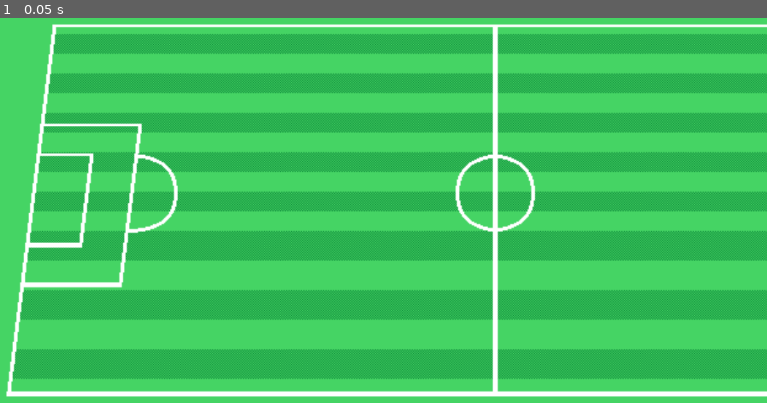
Above: before the commit, frame 1.
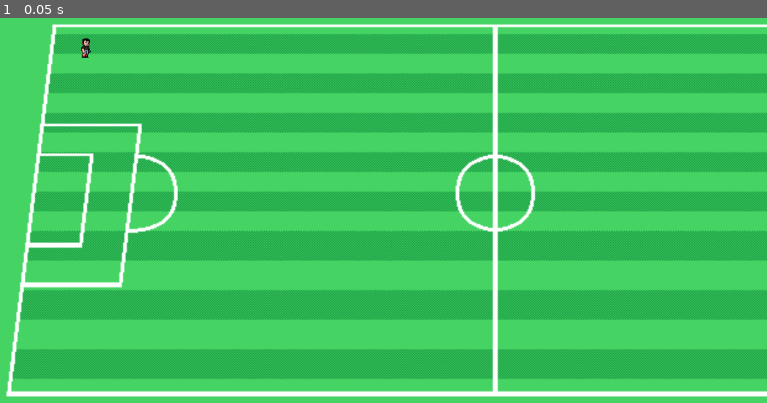
Above: after the commit, the same moment.

Repository: WITstudio86/Soccer_course
Game: Godot game, scene res://scenes/world.tscn
Two runs of this game, one before a commit and one after it. Both use one fixed random seed, a clock stepped at 60 frames per second and the inputs below. The project has no main scene, so this scene is started directly.
Inputs:
- Up to frame 1 (0.05 s): no input

The runs differ from the first frame. In frame 1, less than 0.1% of the frame differs, in the area x 10-12%, y 5-11%.

Commit message:
feat: Player Scene Init

Diff:
--- /dev/null
+++ b/scenes/player/player.tscn
@@ -0,0 +1,56 @@
+[gd_scene load_steps=8 format=3 uid="uid://lg3s8p02l5wl"]
+
+[ext_resource type="Texture2D" uid="uid://p2pu8avaahno" path="res://assets/art/characters/soccer-player.png" id="1_8afob"]
+
+[sub_resource type="AtlasTexture" id="AtlasTexture_dovo2"]
+atlas = ExtResource("1_8afob")
+region = Rect2(0, 0, 32, 32)
+
+[sub_resource type="AtlasTexture" id="AtlasTexture_gmlin"]
+atlas = ExtResource("1_8afob")
+region = Rect2(32, 0, 32, 32)
+
+[sub_resource type="AtlasTexture" id="AtlasTexture_lvxji"]
+atlas = ExtResource("1_8afob")
+region = Rect2(64, 0, 32, 32)
+
+[sub_resource type="AtlasTexture" id="AtlasTexture_p47bc"]
+atlas = ExtResource("1_8afob")
+region = Rect2(96, 0, 32, 32)
+
+[sub_resource type="SpriteFrames" id="SpriteFrames_75vfm"]
+animations = [{
+"frames": [{
+"duration": 1.0,
+"texture": SubResource("AtlasTexture_dovo2")
+}, {
+"duration": 1.0,
+"texture": SubResource("AtlasTexture_gmlin")
+}, {
+"duration": 1.0,
+"texture": SubResource("AtlasTexture_lvxji")
+}, {
+"duration": 1.0,
+"texture": SubResource("AtlasTexture_p47bc")
+}],
+"loop": true,
+"name": &"Idle",
+"speed": 6.0
+}]
+
+[sub_resource type="CapsuleShape2D" id="CapsuleShape2D_0owmy"]
+radius = 4.0
+height = 22.0
+
+[node name="Player" type="CharacterBody2D"]
+
+[node name="AnimatedSprite2D" type="AnimatedSprite2D" parent="."]
+sprite_frames = SubResource("SpriteFrames_75vfm")
+animation = &"Idle"
+frame_progress = 0.61288965
+offset = Vector2(0, -16.3)
+
+[node name="CollisionShape2D" type="CollisionShape2D" parent="."]
+position = Vector2(0, -4)
+rotation = 1.5707964
+shape = SubResource("CapsuleShape2D_0owmy")
--- a/scenes/world.tscn
+++ b/scenes/world.tscn
@@ -1,8 +1,9 @@
-[gd_scene load_steps=4 format=3 uid="uid://cxrx45g2jvcdt"]
+[gd_scene load_steps=5 format=3 uid="uid://cxrx45g2jvcdt"]
 
 [ext_resource type="Texture2D" uid="uid://cgdygfhg6rvsw" path="res://assets/art/backgrounds/pitch-background.png" id="1_nnsk1"]
 [ext_resource type="Texture2D" uid="uid://bbh7j3qhk07eg" path="res://assets/art/backgrounds/pitch-pattern.png" id="2_4wyf3"]
 [ext_resource type="Texture2D" uid="uid://cynpb2efd30os" path="res://assets/art/backgrounds/pitch-lines.png" id="3_k0juu"]
+[ext_resource type="PackedScene" uid="uid://lg3s8p02l5wl" path="res://scenes/player/player.tscn" id="4_k0juu"]
 
 [node name="World" type="Node2D"]
 
@@ -24,3 +25,6 @@
 scale = Vector2(1.7888889, 1.7888889)
 texture = ExtResource("3_k0juu")
 centered = false
+
+[node name="Player" parent="." instance=ExtResource("4_k0juu")]
+position = Vector2(170, 127)
